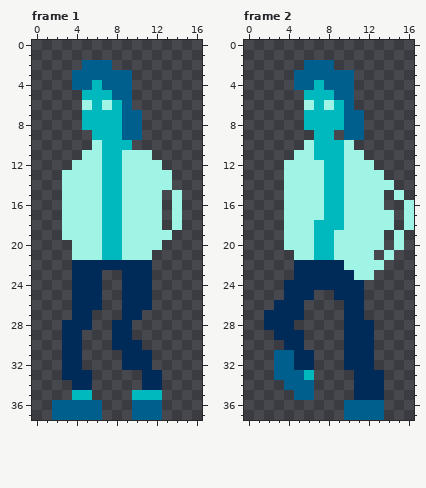
Two versions of one pixel-art file, datafiles/aseprite/EnemySprites/boss/spr_bossHumanIdleFirst.aseprite. That is the earlier state.
27x40 pixels, 2 frames. Shown: frame 1, frame 2. The old version is drawn lined up with the new one, on the new canvas.
The result:
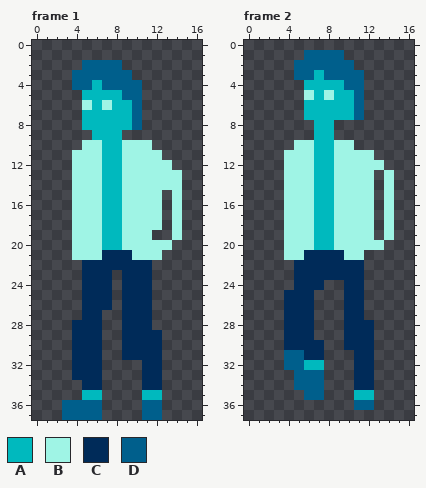
Palette (. is transparent): A #00b9be  B #9ff4e5  C #002b59  D #005f8c
Difference:
canvas 27x40 -> 17x38, the old top-left corner now at -8,-2 (the part of the old canvas that was cut away was empty and is not shown)
Changed rows in their new state; - is an unchanged pixel.
Frame 1:
first column x 2:
 2 ------D------
 4 --------D----
 5 ------A-D----
 6 -------AD----
 7 -------A-----
 8 -------A-----
 9 -------..----
10 ---B---BBB---
11 --B-------B--
12 -----------B-
13 -.----------B
14 -.----------B
15 -.-----------
16 -.-----------
17 -.-----------
18 -.-----------
19 -.--------..B
20 -----------B-
21 -----CCC--B--
22 --.----------
23 --.--C-------
24 --.--C-------
25 --.--C-------
26 --.--C-------
27 --.-C----C---
28 -.--C-.-CC---
29 -.-CC-.-CCC--
30 -.-CC-.--CC--
31 -.-CC-----C--
32 -.-CC--..-C--
33 -.--C--------
34 --.-C--------
35 --.-A---.----
36 .-------.----
37 .-------.----
Frame 2:
first column x 2:
 1 ----DDDD-------
 2 ---D---DD------
 3 -----A---D-----
 4 ---.A-AA-D-----
 5 ----B-BAAD-----
 6 ----A-A-AD-----
 7 --------A------
 8 ----.--...-----
 9 --------..-----
10 ---B---B-------
11 --B----B--B----
12 -----A-B---B---
13 -----A-B---.B--
14 -----A-B---.---
15 -----A-B---.B.-
16 -----A-B---.B-.
17 -----A-B---.--.
18 -------B---.--.
19 -----------.B.-
20 -------------.-
21 --B-CCCC--.-.--
22 --------CC..---
23 ---------C.----
24 --.---..-------
25 -------.-------
26 -.--C----------
27 ..--C----------
28 ..-CC----------
29 -.--C----------
30 ----CC---------
31 -.-D-C--.------
32 -.-DAA--.------
33 -..-DD-----.---
34 --.--D-----.---
35 ---.-D---AA.---
36 --------.--.---
37 --------....---
Changed places in both pictures, as pixel boxes (x1, y1, x2, y2):
changed: (52, 60, 182, 420)
changed: (264, 50, 414, 420)
